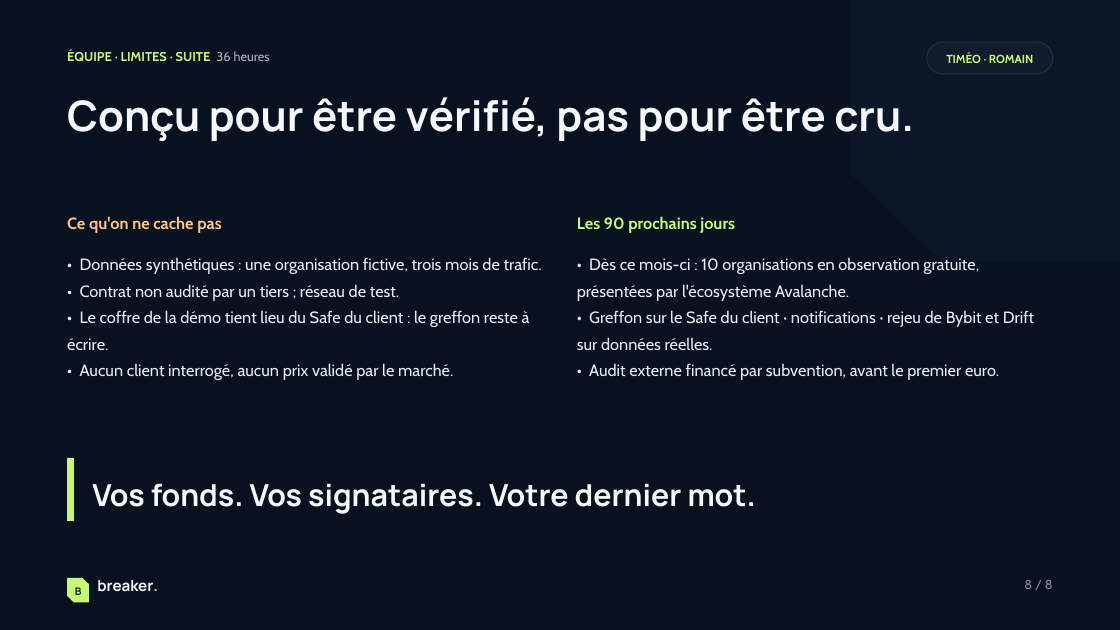
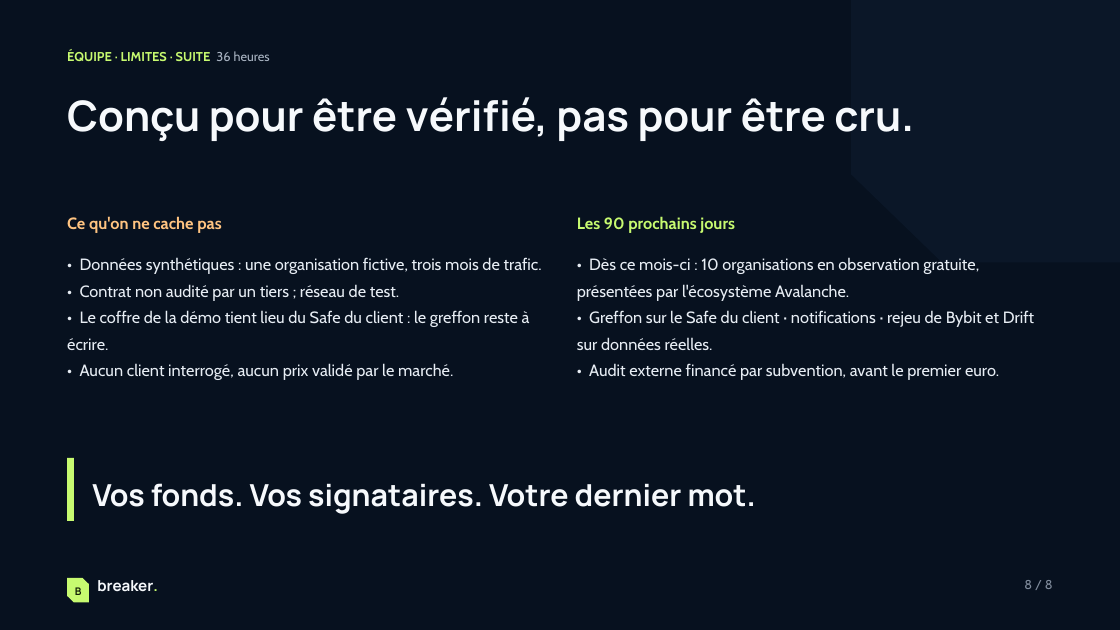
Before and after one commit to veryromain/hackathon-ia-cyber-romain-timeo, a slide deck: slide 8 of shared/pitch/Breaker-pitch.pptx. Drawn at 1120x630 pixels with LibreOffice and Linux fonts; fonts in the diff are those of the drawing. Boxes give left, top, right and bottom in pixels: in the first picture for what was removed or moved away, otherwise in the second. Text is boxed around its words. In the diff, an @@ line names an element or a change of style, - is before the commit and + after.

```diff
--- a/shared/pitch/Breaker-pitch.pptx
+++ b/shared/pitch/Breaker-pitch.pptx
@@ rounded rectangle removed at [927,42,1053,74] @@
@@ text removed at [946,53,1034,63] @@
-TIMÉO · ROMAIN
@@ text removed at [955,52,1049,63] @@
-B
```
Also in this commit, not shown: 11 other slides changed, 1 other file.
